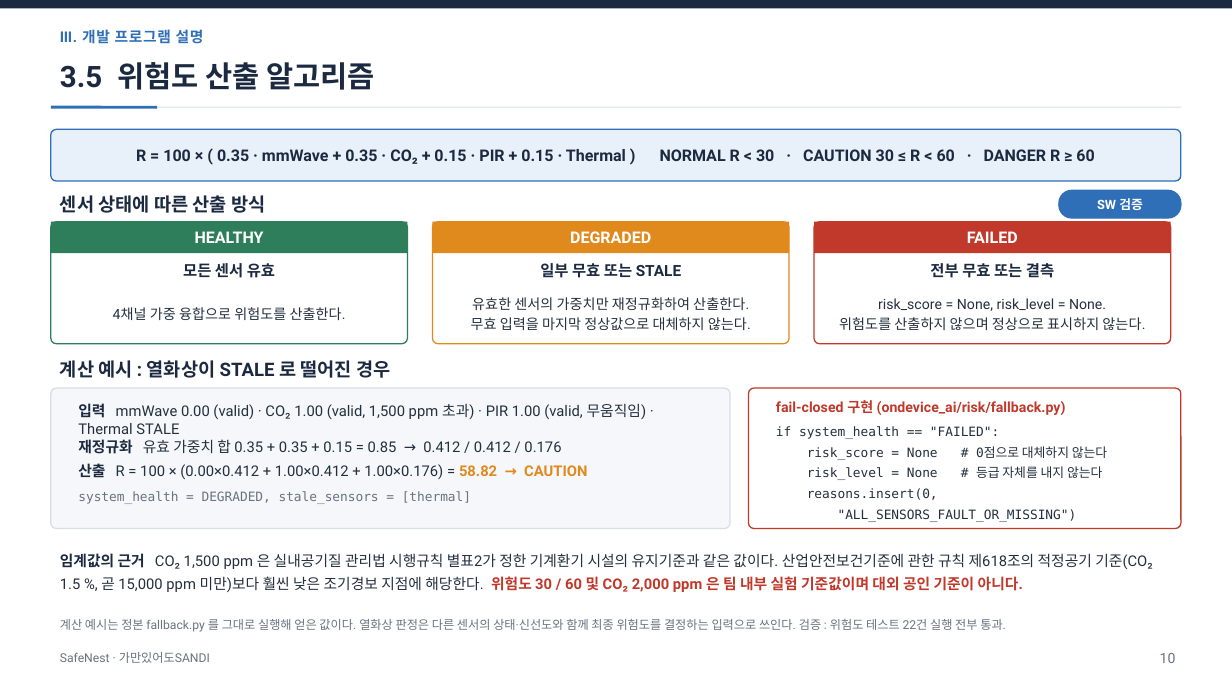
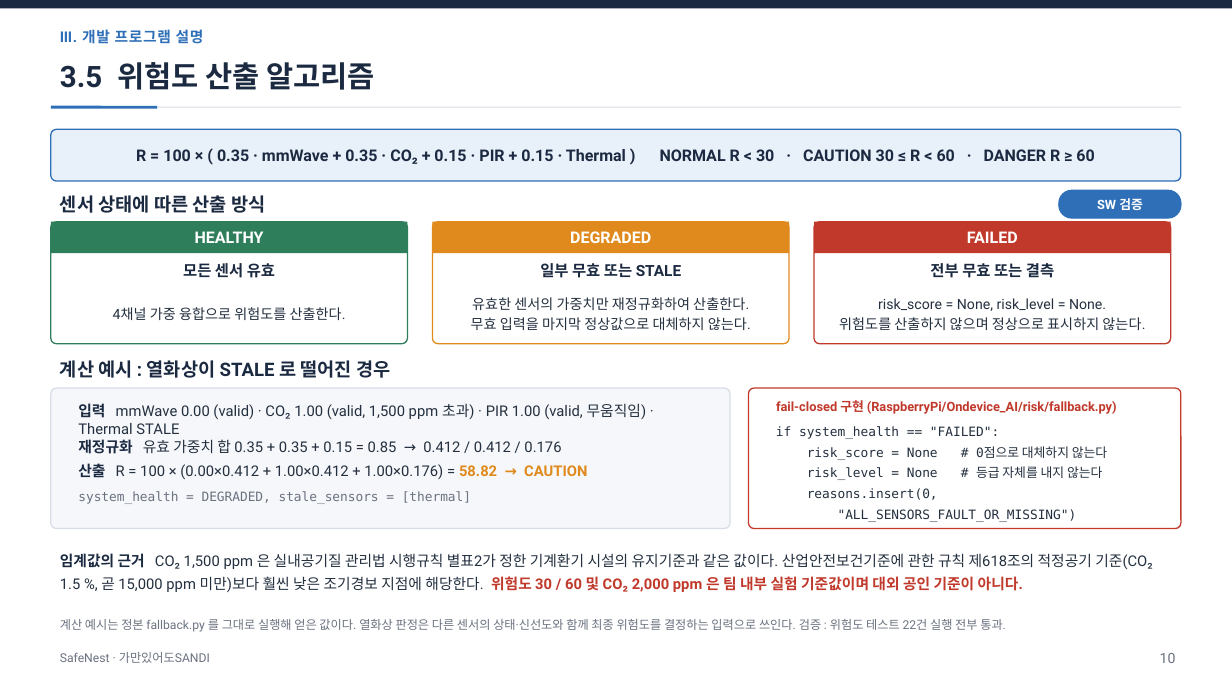
Before and after one commit to jinsu1011/safenest-embedded-competition, a slide deck: slide 11 of final-report/2026ESWContest_자유공모_가만있어도SANDI_개발완료보고서.pptx. Drawn at 1232x693 pixels with LibreOffice and Linux fonts; fonts in the diff are those of the drawing. Boxes give left, top, right and bottom in pixels: in the first picture for what was removed or moved away, otherwise in the second. Text is boxed around its words. In the diff, an @@ line names an element or a change of style, - is before the commit and + after.

```diff
--- a/final-report/2026ESWContest_자유공모_가만있어도SANDI_개발완료보고서.pptx
+++ b/final-report/2026ESWContest_자유공모_가만있어도SANDI_개발완료보고서.pptx
@@ text at bbox=[776, 400, 1117, 414]: text changed; size 11 to 10 pt @@
-fail-closed 구현 (ondevice_ai/risk/fallback.py)
+fail-closed 구현 (RaspberryPi/Ondevice_AI/risk/fallback.py)
```
Also in this commit, not shown: 10 other slides changed, 14 other files.
